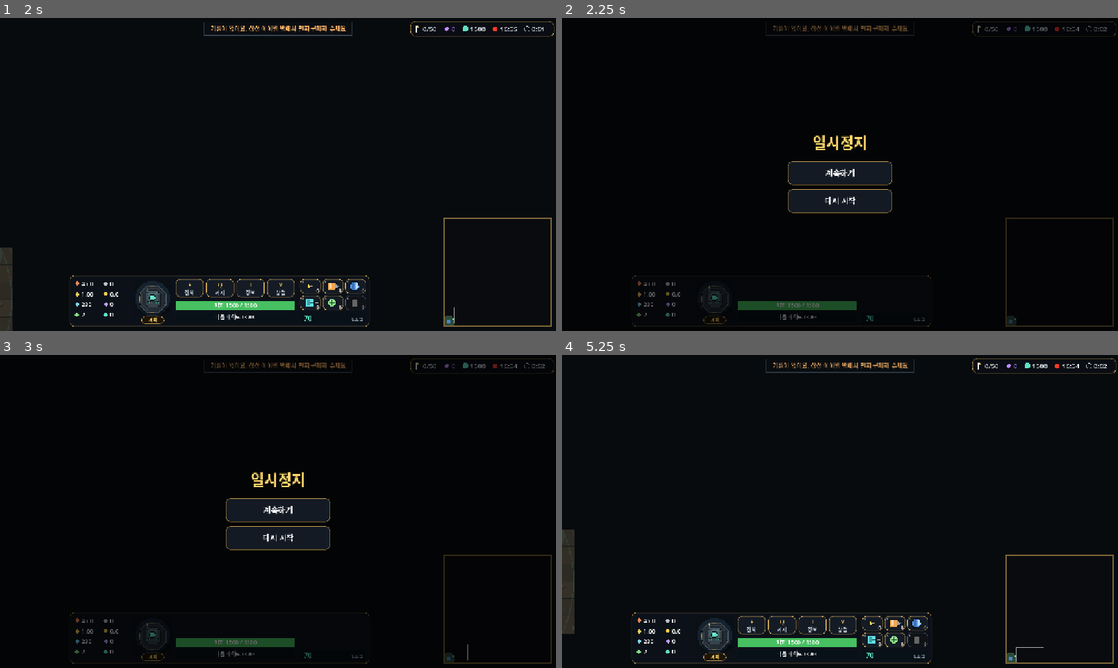
Above: before the commit, frames 1-4 (two rows, left to right).
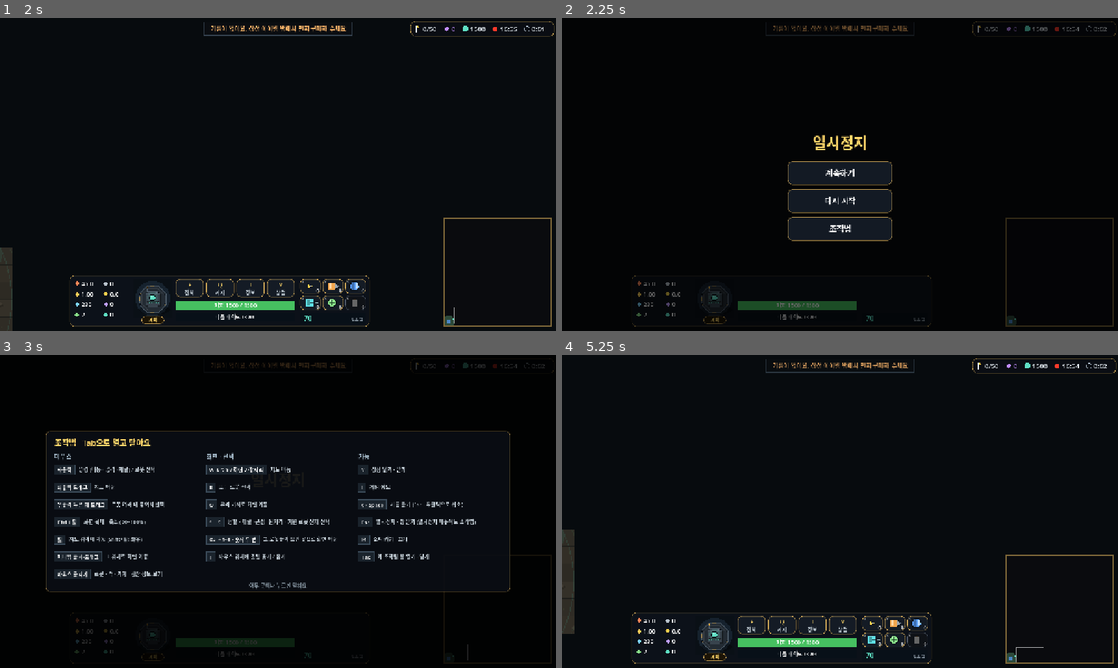
Above: after the commit, the same moments.

Repository: SOR0K/SOROK-GODOT
Game: Godot game, scene res://scenes/game.tscn
The game is run twice, just before and just after one commit, with the same random seed, the same clock (stepped at 60 frames per second) and the same inputs.
Inputs (mouse positions are in pixels of both pictures, inside the frame that each line leads up to):
- Up to frame 1 (2 s): tap Enter at 0.5 s; move the mouse to (400, 158) at 0.52 s; hold D 0.53-1.25 s; tap Tab at 0.6 s; click (400, 158) at 0.67 s; tap Space at 0.77 s; drag from (166, 190) to (250, 237) at 1.27 s
- Up to frame 2 (2.25 s): tap Space at 2 s; move the mouse to (895, 105) at 2.02 s; hold D from 2.03 s (still down); tap P at 2.1 s; click (895, 105) at 2.17 s
- Up to frame 3 (3 s): release D at 2.75 s; tap Enter at 2.75 s; drag from (250, 574) to (111, 464) at 2.77 s
- Up to frame 4 (5.25 s): tap Space at 3.5, 3.77, 5 s; move the mouse to (1006, 558) at 3.52 s; hold A 3.53-4.25 s; tap I at 3.6 s; click (1006, 558) at 3.67 s; tap Enter at 4.25 s; drag from (673, 464) to (756, 433) at 4.27 s; move the mouse to (867, 511) at 5.02 s; hold S from 5.03 s (still down); tap 5 at 5.1 s; click (867, 511) at 5.17 s

Frame 1 is identical in both runs. In frame 2, 1.4% of the frame differs, in the area x 40-60%, y 63-72%; in frame 3, 7.4%, in the area x 8-100%, y 1-99%; in frame 4, nothing differs.

Commit message:
일시정지 메뉴에 조작법 버튼 · 조작법 창 열렸을 때 터치로 닫기 · 체크리스트 갱신
Co-Authored-By: Claude Opus 5.5 <noreply@anthropic.com>
Claude-Session: https://claude.ai/code/session_01UXbccSTRvaqnceKPtxwsYN

Diff:
--- a/scripts/game.gd
+++ b/scripts/game.gd
@@ -1386,12 +1386,15 @@
 func _build_ui() -> void:
 	ui.clear()
 	var u := ui_size()
+	if keys_open:
+		return
 	if won or lost:
 		_add("restart", Rect2(u.x / 2.0 - 110.0, u.y / 2.0 + 40.0, 220.0, 56.0))
 		return
 	if paused:
 		_add("resume", Rect2(u.x / 2.0 - 120.0, u.y / 2.0 - 30.0, 240.0, 54.0))
 		_add("restart", Rect2(u.x / 2.0 - 120.0, u.y / 2.0 + 34.0, 240.0, 54.0))
+		_add("keys", Rect2(u.x / 2.0 - 120.0, u.y / 2.0 + 98.0, 240.0, 54.0))
 		return
 	if touch_ui():
 		_add("pause", Rect2(12, 12, 44, 44))
@@ -1579,6 +1582,8 @@
 			new_game()
 		"resume":
 			paused = false
+		"keys":
+			keys_open = true
 		"pause":
 			paused = true
 			shop_open = false
@@ -2052,7 +2057,7 @@
 		draw_string(f, Vector2(0, u.y / 2.0 - 60.0), "일시정지", HORIZONTAL_ALIGNMENT_CENTER, u.x, 34, GOLD)
 		for it in ui:
 			sb_btn.draw(get_canvas_item(), it.r)
-			draw_string(f, (it.r as Rect2).position + Vector2(0, 34), "계속하기" if it.id == "resume" else "다시 시작", HORIZONTAL_ALIGNMENT_CENTER, (it.r as Rect2).size.x, 18, Color.WHITE)
+			draw_string(f, (it.r as Rect2).position + Vector2(0, 34), {"resume": "계속하기", "restart": "다시 시작", "keys": "조작법"}.get(it.id, ""), HORIZONTAL_ALIGNMENT_CENTER, (it.r as Rect2).size.x, 18, Color.WHITE)
 	if won or lost:
 		draw_rect(Rect2(Vector2.ZERO, u), Color(0, 0, 0, 0.6))
 		var big := "승리! 모든 기지를 정복했어요" if won else "패배 · 기지가 파괴됐어요"
@@ -2073,9 +2078,9 @@
 # ═════════ 조작: 깃발 · 조작법 창 · 확대 표시 ═════════
 const KEYS := [["마우스", [["좌클릭", "명령 (이동 · 공격 · 채굴) / 로봇 선택"], ["좌클릭 드래그", "지도 이동"], ["우클릭 누른 채 드래그", "로봇 여러 대 묶어서 선택"], ["Ctrl + 휠", "화면 확대 · 축소 (60~180%)"], ["휠", "지도 위아래 이동 (Shift+휠: 좌우)"], ["미니맵 클릭·드래그", "그 위치로 화면 이동"], ["마우스 올리기", "로봇 · 적 · 기지 · 광산 정보 보기"]]],
 	["화면 · 선택", [["W A S D / 화면 가장자리", "지도 이동"], ["E", "모든 로봇 선택"], ["Q", "우리 기지로 화면 이동"], ["1 ~ 5", "정찰 · 채굴 · 근접 · 원거리 · 지원 로봇 전체 선택"], ["Ctrl+1~5 · 숫자 두 번", "그 로봇들이 모인 곳으로 화면 이동"], ["T", "마우스 위치에 깃발 꽂기 / 뽑기"]]],
-	["기능", [["Y", "상점 열기 · 닫기"], ["I", "게임 정보"], ["6 · Space", "기름 들기 (Esc · 우클릭으로 취소)"], ["Esc", "일시정지 · 창 닫기"], ["M", "소리 켜기 · 끄기"], ["Tab", "이 조작법 창 열기 · 닫기"]]]]
+	["기능", [["Y", "상점 열기 · 닫기"], ["I", "게임 정보"], ["6 · Space", "기름 들기 (Esc · 우클릭으로 취소)"], ["Esc", "일시정지 · 창 닫기 (일시정지 메뉴에도 조작법)"], ["M", "소리 켜기 · 끄기"], ["Tab", "이 조작법 창 열기 · 닫기"]]]]
 const KEYS_T := [["터치", [["탭", "로봇 선택 · 이동 · 공격 · 채굴 명령"], ["한 손가락 드래그", "지도 이동"], ["두 손가락 벌리기 · 오므리기", "확대 · 축소"], ["길게 누른 채 드래그", "로봇 여러 대 묶기"], ["미니맵 탭 · 드래그", "그 위치로 화면 이동"], ["기지 · 광산 · 적 탭", "정보가 잠깐 떠요"]]],
-	["버튼", [["아래 1~5 칸", "정찰 · 채굴 · 근접 · 원거리 · 지원 전체 선택"], ["아래 6 칸", "기름 들기"], ["전체 · 기지 · 정보 · 상점", "전체 선택 · 기지로 · 게임 기록 · 상점"], ["왼쪽 위 ⏸", "일시정지 · 아이템 취소 · 창 닫기"], ["선택 해제", "선택한 로봇 해제"]]],
+	["버튼", [["아래 1~5 칸", "정찰 · 채굴 · 근접 · 원거리 · 지원 전체 선택"], ["아래 6 칸", "기름 들기"], ["전체 · 기지 · 정보 · 상점", "전체 선택 · 기지로 · 게임 기록 · 상점"], ["왼쪽 위 일시정지 버튼", "일시정지 · 조작법 · 창 닫기"], ["선택 해제", "선택한 로봇 해제"]]],
 	["상점", [["항목 탭", "바로 구매"], ["아래 수치 누르고 있기", "설명 보기"]]]]
 
 func toggle_flag(w: Vector2) -> void:
@@ -2627,6 +2632,9 @@
 func _touch(e: InputEvent) -> void:
 	if e is InputEventScreenTouch:
 		var st := e as InputEventScreenTouch
+		if st.pressed and keys_open:
+			keys_open = false
+			return
 		if st.pressed:
 			if touches.is_empty():
 				var it = ui_hit(st.position)
Not shown, changed: CHECKLIST.md
